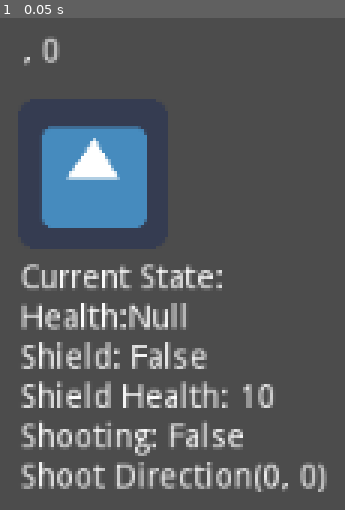
Above: before the commit, frame 1.
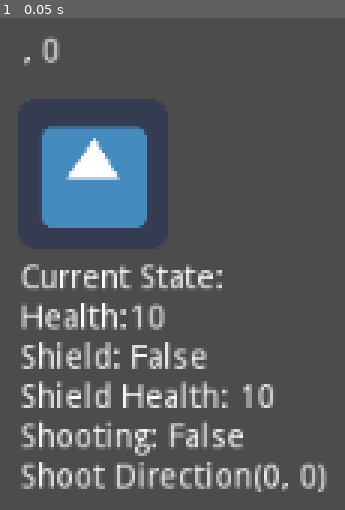
Above: after the commit, the same moment.

Repository: VGDC-UCI/Shooty-Game
Game: Godot game, scene res://Scenes/Player.tscn
Two runs of this game, one before a commit and one after it. Both use one fixed random seed, a clock stepped at 60 frames per second and the inputs below. This scene is started directly instead of the project's main scene. The engine's default icon, where the game draws it, is replaced by a stand-in: a white triangle on a blue panel in a dark square.
Inputs:
- Up to frame 1 (0.05 s): no input

The runs differ from the first frame. In frame 1, 0.7% of the frame differs, in the area x 37-54%, y 57-64%.

Commit message:
Added more class variables
-Bullet Size
-Bullet Damage

Diff:
--- a/Scenes/Bullet.tscn
+++ b/Scenes/Bullet.tscn
@@ -17,4 +17,3 @@
 [node name="CollisionShape2D" type="CollisionShape2D" parent="Area2D"]
 shape = SubResource( 1 )
 [connection signal="body_entered" from="Area2D" to="." method="_on_hit"]
-[connection signal="body_shape_entered" from="Area2D" to="." method="_on_hit"]
--- a/Scenes/Enemy.tscn
+++ b/Scenes/Enemy.tscn
@@ -2,7 +2,6 @@
 
 [ext_resource path="res://Scripts/Enemy.gd" type="Script" id=1]
 [ext_resource path="res://icon.png" type="Texture" id=2]
-
 
 [sub_resource type="RectangleShape2D" id=1]
 extents = Vector2( 202.146, 201.578 )
--- a/Scenes/Player.tscn
+++ b/Scenes/Player.tscn
@@ -2,7 +2,6 @@
 
 [ext_resource path="res://icon.png" type="Texture" id=1]
 [ext_resource path="res://Scripts/Player.gd" type="Script" id=2]
-
 
 [sub_resource type="RectangleShape2D" id=1]
 extents = Vector2( 32, 32 )
@@ -12,12 +11,6 @@
 __meta__ = {
 "_edit_group_": true
 }
-player_speed = null
-default_health = null
-player_health = null
-default_shield = null
-shield_health = null
-bullet_speed = null
 
 [node name="icon" type="Sprite" parent="."]
 texture = ExtResource( 1 )
--- a/Scripts/Player.gd
+++ b/Scripts/Player.gd
@@ -2,10 +2,6 @@
 
 class_name Player
 
-
-# Declare member variables here. Examples:
-# var a = 2
-# var b = "text"
 var player_name := ""
 
 var x_input := 0.0
@@ -63,7 +59,9 @@
 var bullet_template = preload("res://Scenes/Bullet.tscn")
 var bullet_exit_radius := 54.0
 export var bullet_speed := 500.0
-var fire_rate := 0.2
+export var bullet_damage := 1.0
+export var bullet_scale := 1.0
+export var fire_rate := 0.2
 var time_left_till_next_bullet = fire_rate
 
 
@@ -234,7 +232,9 @@
 		var bullet = bullet_template.instance()
 		bullet.set_direction(shoot_direction)
 		bullet.bullet_speed = bullet_speed
+		bullet.bullet_damage = bullet_damage
 		bullet.position = get_node("BulletExit").position
+		bullet.scale *= bullet_scale
 		#print(bullet.position)
 		bullet.parent_node = self
 		get_tree().get_root().add_child(bullet)
